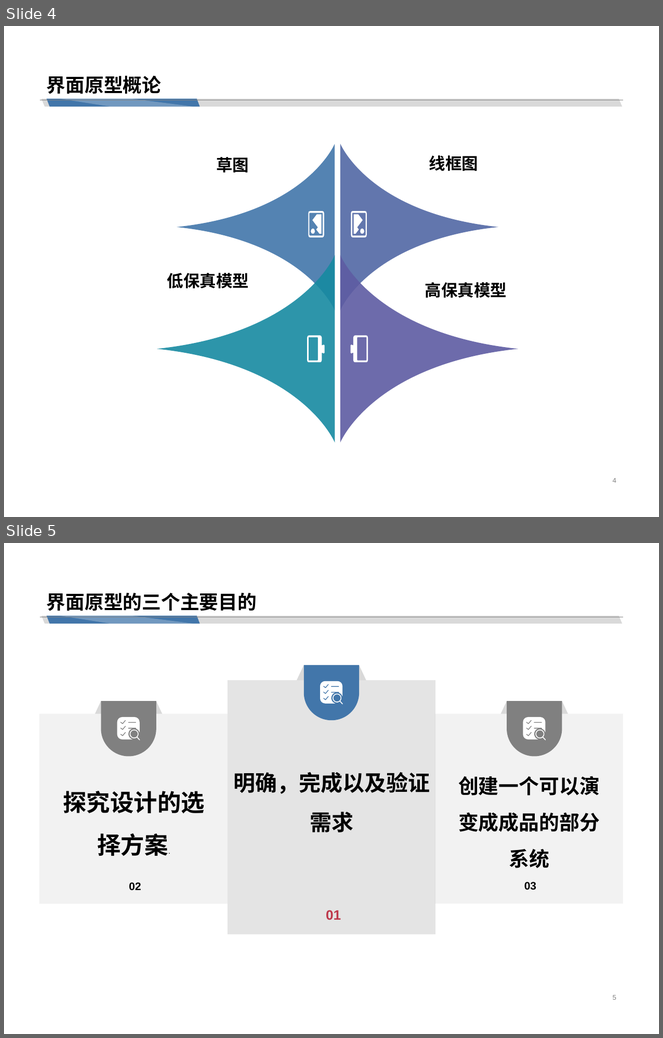
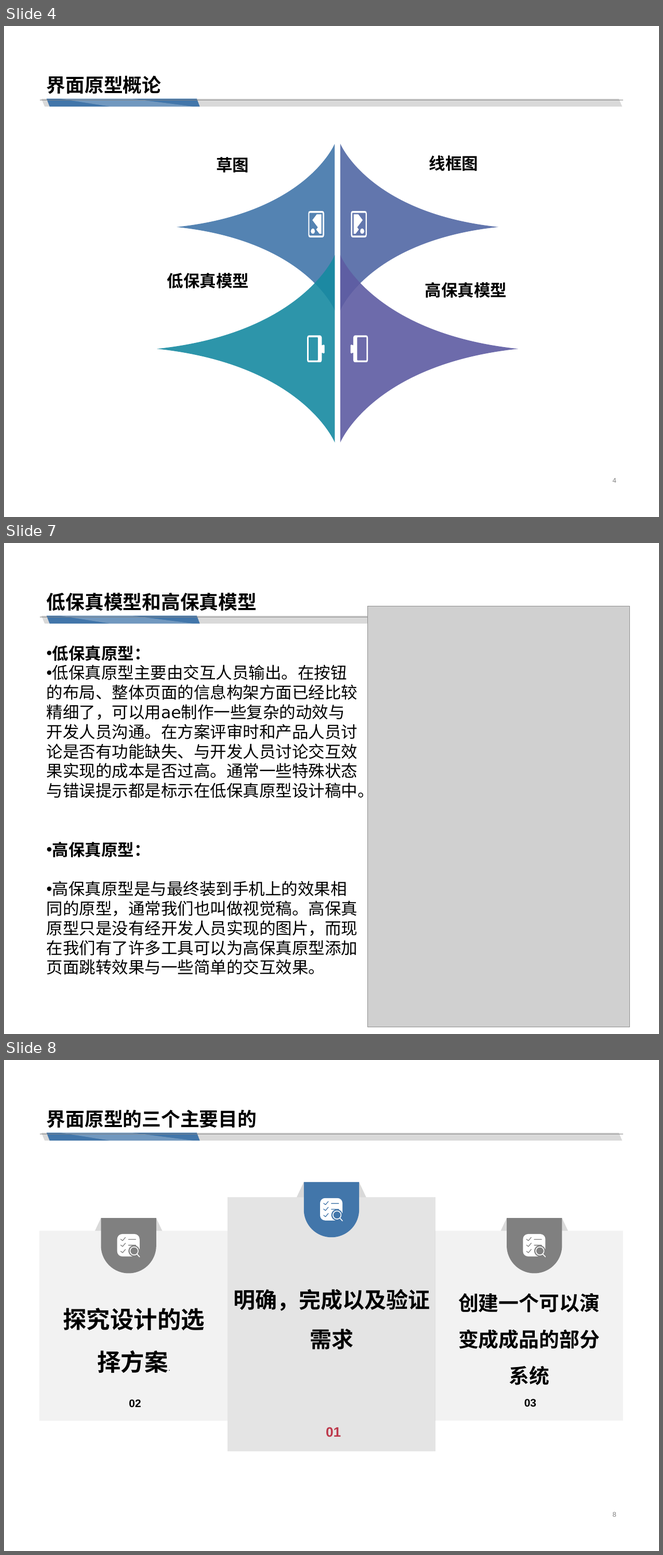
Before and after one commit to cchello/PRD2018-G01, a slide deck: PRD-2018-G01 翻转ppt界面原型.pptx. Shown one above the other, each under a label of ours: slides 4 and 5 before the commit, slides 4, 7 and 8 after it; the slides between them are not shown. The pictures are 663x1038 and 663x1555 pixels, drawn with LibreOffice and Linux fonts; fonts in the diff are those of the drawing; grey boxes stand for pictures. Boxes give left, top, right and bottom in pixels: in the first picture for what was removed or moved away, otherwise in the second. Text is boxed around its words. In the diff, an @@ line names an element or a change of style, - is before the commit and + after.

Commit message:
添加草图 线框图 低高保住 简介

```diff
--- a/PRD-2018-G01 翻转ppt界面原型.pptx
+++ b/PRD-2018-G01 翻转ppt界面原型.pptx
@@ slide 7 added at [4, 543, 659, 1034], background #FFFFFF; not listed: 4 template elements that a slide beside it also shows @@
@@ title added at [47, 592, 257, 611], 21 pt, text #000000, bold @@
+低保真模型和高保真模型
@@ picture added at [367, 606, 630, 1028] @@
@@ text added at [47, 645, 374, 975], 18 pt, text #000000 @@
+• 低保真原型：
+• 低保真原型主要由交互人员输出。在按钮的布局、整体页面的信息构架方面已经比较精细了，可以用ae制作一些复杂的动效与开发人员沟通。在方案评审时和产品人员讨论是否有功能缺失、与开发人员讨论交互效果实现的成本是否过高。通常一些特殊状态与错误提示都是标示在低保真原型设计稿中。
+• 高保真原型：
+• 高保真原型是与最终装到手机上的效果相同的原型，通常我们也叫做视觉稿。高保真原型只是没有经开发人员实现的图片，而现在我们有了许多工具可以为高保真原型添加页面跳转效果与一些简单的交互效果。
@@ what was slide 5 is now slide 8 @@
@@ page number at [613, 1512, 617, 1517]: text changed @@
-5
+8
```
Also in this commit, not shown: 1 slide changed, 2 other slides added.
